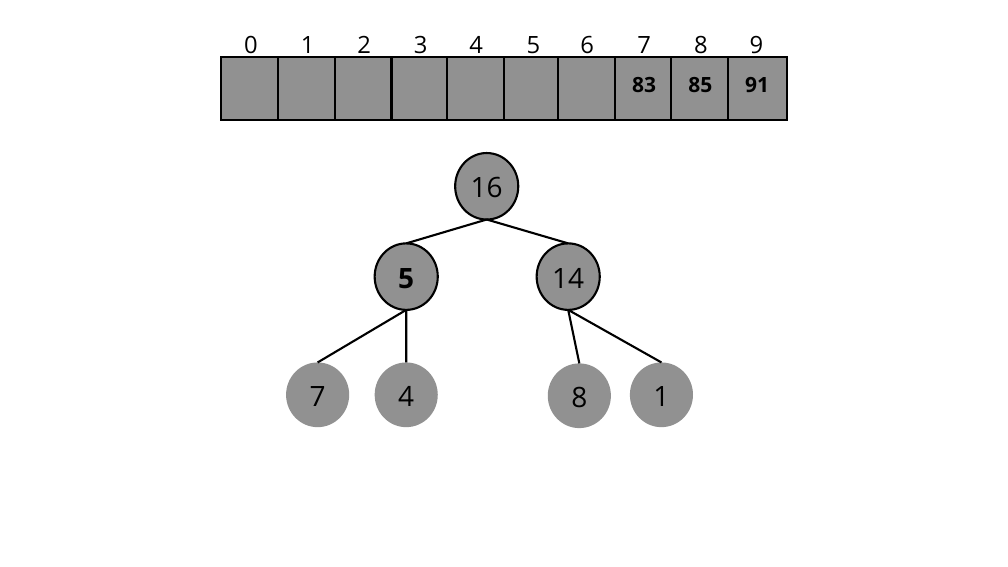
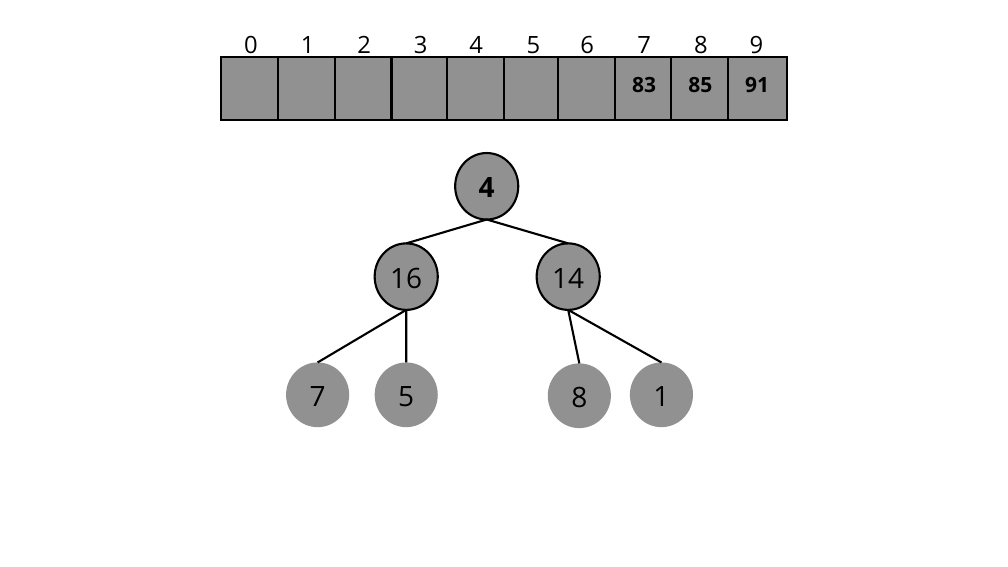
Before and after one commit to unibrasil-programacao-computadores/tp-heapsort, a slide deck: slide 42 of Heap_Sort.pptx (slide 43 before the commit). Drawn at 1008x567 pixels with LibreOffice and Linux fonts; fonts in the diff are those of the drawing. Boxes give left, top, right and bottom in pixels: in the first picture for what was removed or moved away, otherwise in the second. Text is boxed around its words. In the diff, an @@ line names an element or a change of style, - is before the commit and + after.

```diff
--- a/Heap_Sort.pptx
+++ b/Heap_Sort.pptx
@@ text at (479,177,495,197): text changed; bold on @@
-16
+4
@@ text at (390,268,422,288): text changed; bold off @@
-5
+16
@@ text at (398,386,414,406): text changed @@
-4
+5
```
Also in this commit, not shown: 45 other slides changed, 3 slides removed.
